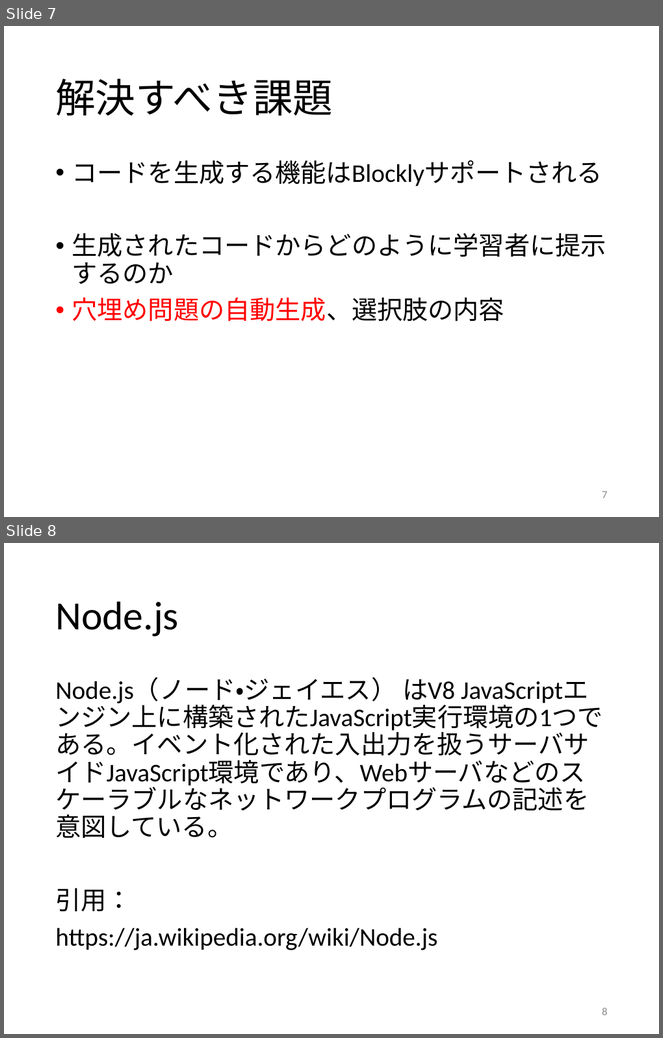
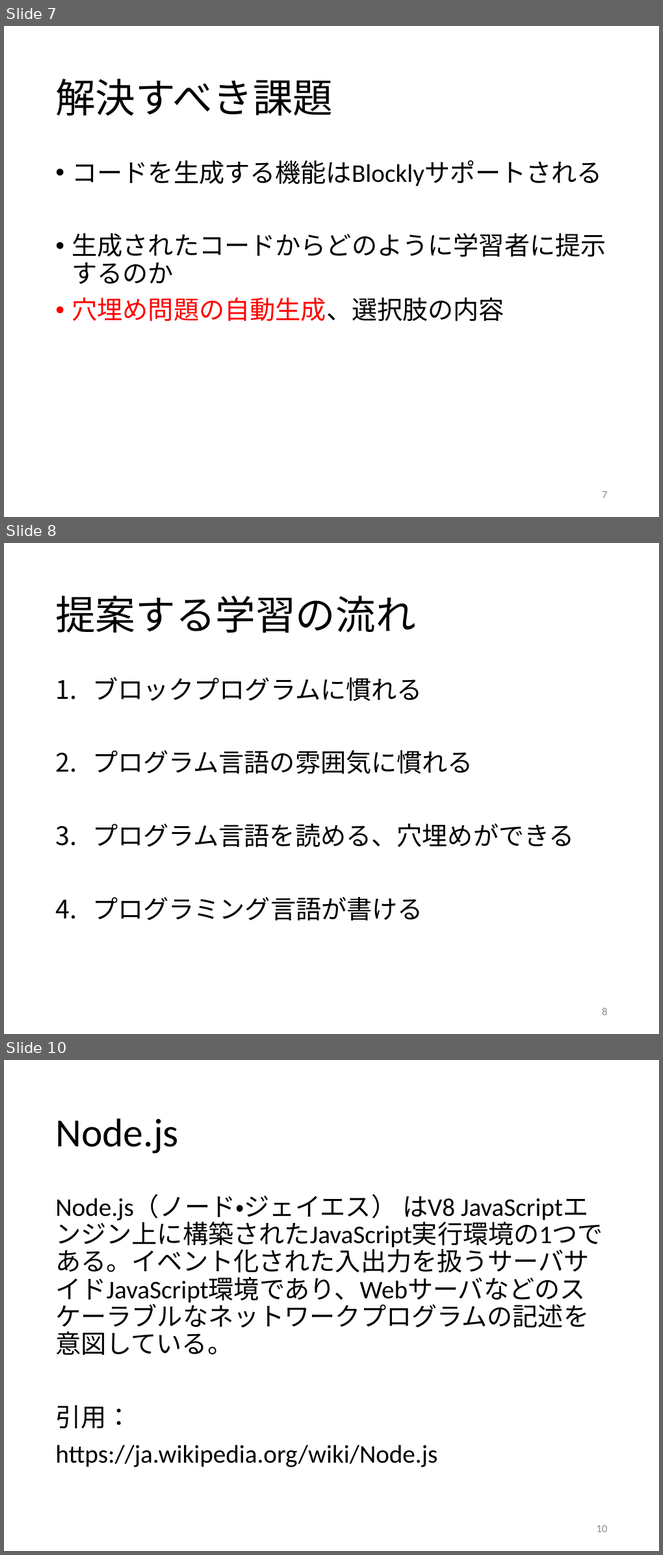
Before and after one commit to kait-takanolab/1821121-shimaoka-thesis, a slide deck: 1821121_shimaoka_sotsuken.pptx. Shown one above the other, each under a label of ours: slides 7 and 8 before the commit, slides 7, 8 and 10 after it; the slides between them are not shown. The pictures are 663x1038 and 663x1555 pixels, drawn with LibreOffice and Linux fonts; fonts in the diff are those of the drawing. Boxes give left, top, right and bottom in pixels: in the first picture for what was removed or moved away, otherwise in the second. Text is boxed around its words. In the diff, an @@ line names an element or a change of style, - is before the commit and + after.

```diff
--- a/1821121_shimaoka_sotsuken.pptx
+++ b/1821121_shimaoka_sotsuken.pptx
@@ slide 8 added at (4,543,659,1034), background #FFFFFF @@
@@ title added at (55,596,415,633), 44 pt, text #000000 @@
+提案する学習の流れ
@@ text added at (92,677,575,921), 28 pt, text #000000 @@
+1. ブロックプログラムに慣れる
+2. プログラム言語の雰囲気に慣れる
+3. プログラム言語を読める、穴埋めができる
+4. プログラミング言語が書ける
@@ page number added at (602,1008,607,1016), 12 pt, text #8C8C8C @@
+8
@@ what was slide 8 is now slide 10 @@
@@ page number at (597,1525,608,1533): text changed @@
-8
+10
```
Also in this commit, not shown: 1 other slide added.
